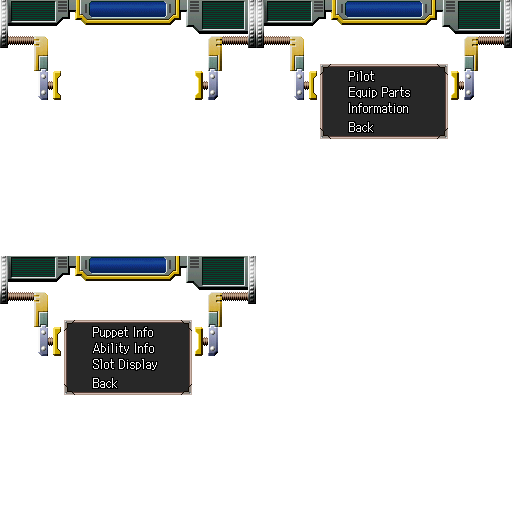
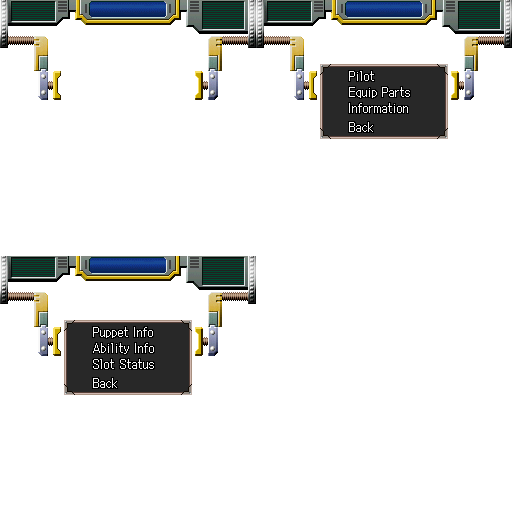
Two versions of the same layered image (512px x 512px). Layer-by-layer changes:
added layer "Layer #4" above "Layer #2" over [118, 358, 158, 371]
hid "Layer #2" over [118, 358, 158, 371]
